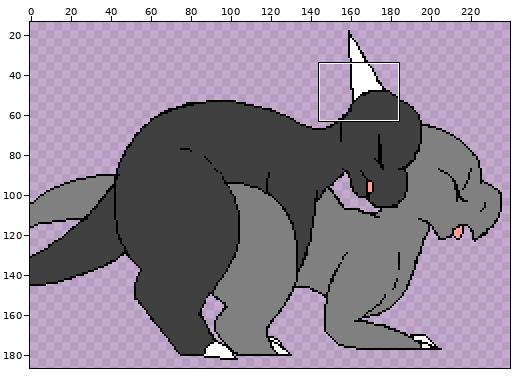
Pixel-art file: sprites/ase/mating_doggystyle.ase. Above: a wide view before the commit, with the close-up outlined.
Close-up. First the earlier version:
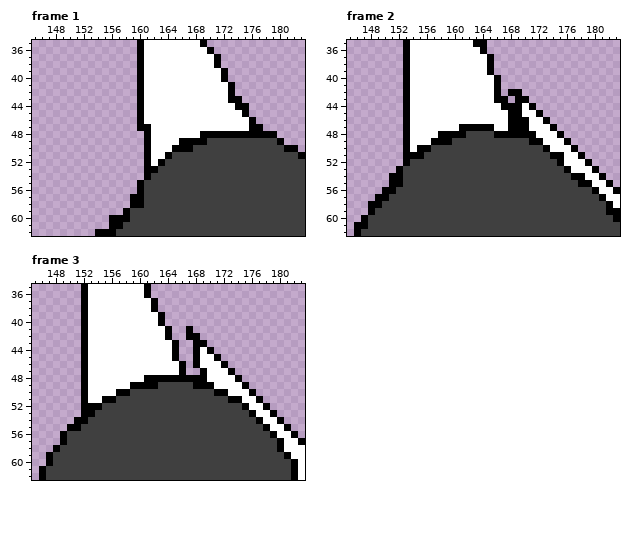
256x192 pixels, 3 frames. Shown: frame 1: x 145..183, y 35..62; frame 2: x 145..183, y 35..62; frame 3: x 145..183, y 35..62. The wide view leaves out empty margins.
The same view after the edit:
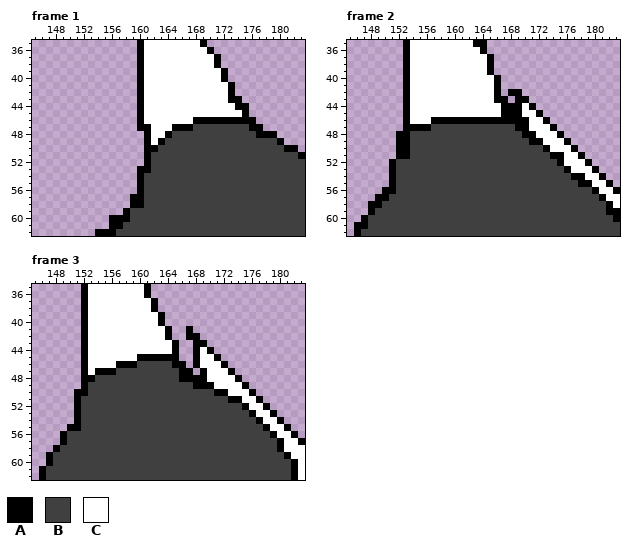
Palette (. is transparent): A #000000  B #404040  C #ffffff
Difference:
Frame 1, layers "Layer 2", "col":
y 46: x 168..175 CCCCCCCC -> AAAAAAAA
y 47: x 165..175 CCCCCCCCCCC -> AAABBBBBBBB
y 48: x 164..176 CCCCCAAAAAAAA -> ABBBBBBBBBBBB
y 49: x 163..169 CCCAAAA -> ABBBBBB
y 50: x 162..167 CCCAAA -> ABBBBB
y 51: x 162..164 CCA -> BBB
y 52: x 162..163 CA -> BB
y 53: x 160 . -> A; x 162 A -> B
y 54: x 160..161 .A -> AB
Frame 2, layers "Layer 2", "col":
y 45: x 167 C -> A
y 46: x 157..167 CCCCCCCCCCC -> AAAAAAAAAAA
y 47: x 154..168 CCCCCCCAAAAACCA -> AAABBBBBBBBBBBB
y 48: x 152 . -> A; x 154..161 CCCCAAAA -> BBBBBBBB; x 166..169 AAAA -> BBBB
y 49: x 152 . -> A; x 154..159 CCCAAA -> BBBBBB
y 50: x 152 . -> A; x 154..156 CAA -> BBB
y 51: x 152 . -> A; x 154..155 AA -> BB
y 52: x 151..153 ..A -> ABB
y 53: x 151..152 .A -> AB
y 54..55: x 152 A -> B
Frame 3, layers "Layer 2", "col":
y 45: x 160..164 CCCCC -> AAAAA
y 46: x 157..165 CCCCCCCCC -> AAABBBBBA
y 47: x 154..165 CCCCCCCCCCCC -> AAABBBBBBBBB; x 167 . -> A
y 48: x 153..165 CCCCCCCCAAAAA -> ABBBBBBBBBBBB
y 49: x 153..162 CCCCCCAAAA -> BBBBBBBBBB
y 50: x 151 . -> A; x 153..158 CCCCAA -> BBBBBB
y 51: x 151..156 .ACCAA -> ABBBBB
y 52: x 151..154 .AAA -> ABBB
y 53: x 151..153 .AA -> ABB
y 54: x 152 A -> B
Boxes around the changes in both close-ups, in picture pixels (x1, y1, x2, y2):
changed: (137, 117, 256, 180)
changed: (389, 110, 522, 187)
changed: (74, 354, 193, 424)
